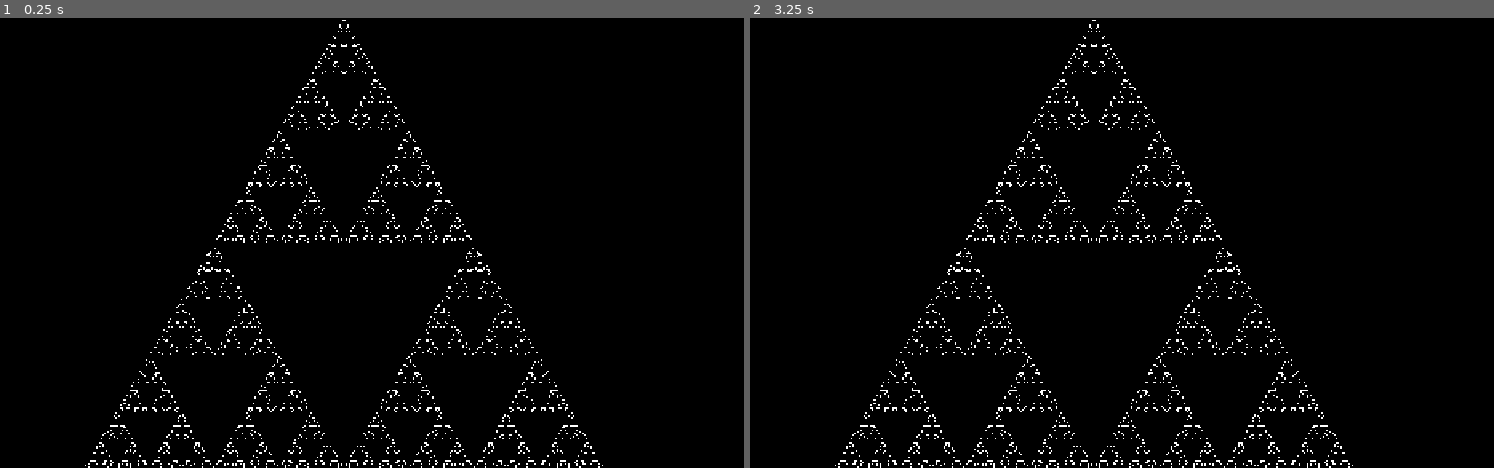
Above: before the commit, frames 1-2 (left to right).
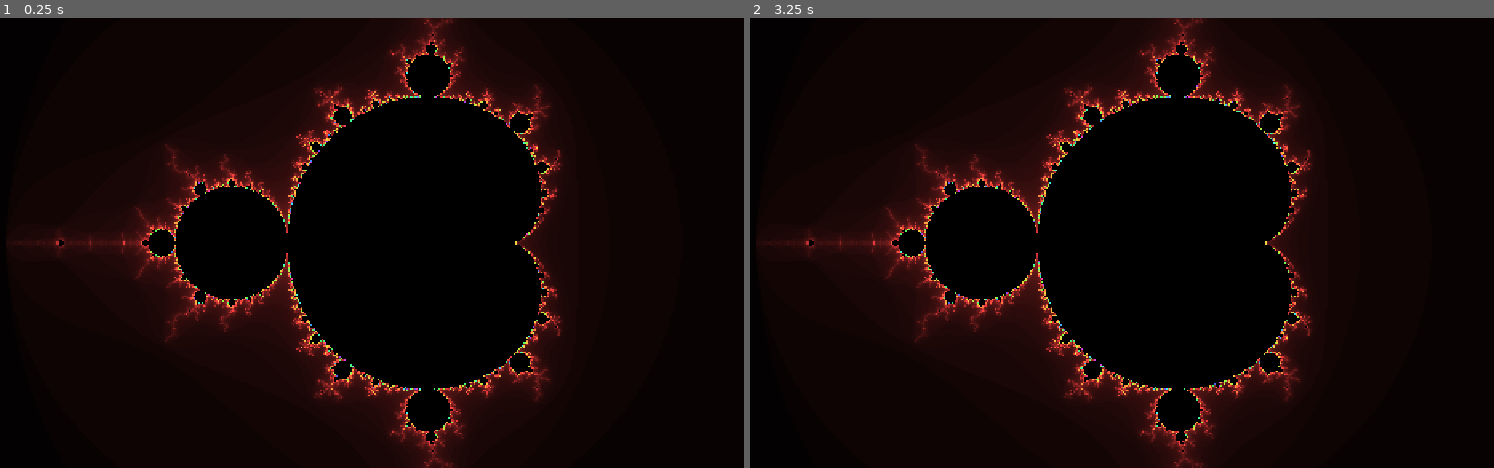
Above: after the commit, the same moments.

Repository: ADOGamedev/Fractals
Game: Godot game, scene res://scenes/main.tscn
Two runs of this game, one before a commit and one after it. Both use one fixed random seed, a clock stepped at 60 frames per second and the inputs below.
Inputs (mouse positions are in pixels of both pictures, inside the frame that each line leads up to):
- Up to frame 1 (0.25 s): no input
- Up to frame 2 (3.25 s): tap Enter at 0.5, 2 s; move the mouse to (1055, 333) at 0.52 s; click (1055, 333) at 0.67 s; tap Space at 1.25, 2.75 s; drag from (1330, 310) to (1055, 333) at 1.27 s; move the mouse to (854, 175) at 2.02 s; click (854, 175) at 2.17 s; drag from (1136, 243) to (854, 175) at 2.77 s

The runs differ from the first frame. In frame 1, 27% of the frame differs, in the area x 0-82%, y 0-100%; in frame 2, 27%.

Commit message:
Mandelbrot Fractal

Diff:
--- /dev/null
+++ b/assets/gradients/rainbow_gradient.tres
@@ -0,0 +1,8 @@
+[gd_resource type="GradientTexture1D" format=3 uid="uid://b4o8r3da4825s"]
+
+[sub_resource type="Gradient" id="Gradient_sbyhb"]
+offsets = PackedFloat32Array(0, 0.08783784, 0.16505791, 0.265444, 0.38513514, 0.51254827, 0.62644786, 0.746139, 0.86003864, 1)
+colors = PackedColorArray(0, 0, 0, 1, 1, 0.25, 0.25, 1, 1, 0.8125, 0.25, 1, 0.61875, 0.99, 0.2475, 1, 0.2475, 0.99, 0.43312502, 1, 0.2475, 0.99, 0.99, 1, 0.2475, 0.43312502, 0.99, 1, 0.61875, 0.2475, 0.99, 1, 0.99, 0.2475, 0.804375, 1, 0.99, 0.2475, 0.25987482, 1)
+
+[resource]
+gradient = SubResource("Gradient_sbyhb")
--- a/scenes/main.tscn
+++ b/scenes/main.tscn
@@ -2,6 +2,7 @@
 
 [ext_resource type="Script" uid="uid://c1xt5o30utjl7" path="res://src/camera/camera_2d.gd" id="1_o5qli"]
 [ext_resource type="PackedScene" uid="uid://c3tw8sb50jac" path="res://scenes/sierpinski_triangle.tscn" id="2_0wfyh"]
+[ext_resource type="PackedScene" uid="uid://ds5ev0pss41f3" path="res://scenes/mandelbrot_fractal.tscn" id="3_sugp2"]
 
 [node name="Main" type="Node2D" unique_id=461617946]
 
@@ -13,9 +14,18 @@
 script = ExtResource("1_o5qli")
 
 [node name="SierpinskiTriangle" parent="." unique_id=1081089723 instance=ExtResource("2_0wfyh")]
+visible = false
 custom_minimum_size = Vector2(1280, 720)
 anchors_preset = 0
 anchor_right = 0.0
 anchor_bottom = 0.0
 grow_horizontal = 1
 grow_vertical = 1
+
+[node name="MandelbrotFractal" parent="." unique_id=463574064 instance=ExtResource("3_sugp2")]
+custom_minimum_size = Vector2(1280, 720)
+anchors_preset = 0
+anchor_right = 0.0
+anchor_bottom = 0.0
+grow_horizontal = 1
+grow_vertical = 1
--- /dev/null
+++ b/scenes/mandelbrot_fractal.tscn
@@ -0,0 +1,23 @@
+[gd_scene format=3 uid="uid://ds5ev0pss41f3"]
+
+[ext_resource type="Shader" uid="uid://c80s5w5giyso1" path="res://src/madelbrot_fractal/mandelbrot.gdshader" id="1_sbyhb"]
+[ext_resource type="Texture2D" uid="uid://b4o8r3da4825s" path="res://assets/gradients/rainbow_gradient.tres" id="2_ddu1x"]
+
+[sub_resource type="ShaderMaterial" id="ShaderMaterial_ddu1x"]
+shader = ExtResource("1_sbyhb")
+shader_parameter/ratio = 1.7777778
+shader_parameter/iterations = 1500
+shader_parameter/scale = 2.0
+shader_parameter/gradient = ExtResource("2_ddu1x")
+shader_parameter/gradient_attenuation = 0.8
+shader_parameter/offset = Vector2(0.5, 0)
+shader_parameter/exponent = 2.0
+
+[node name="MandelbrotFractal" type="ColorRect" unique_id=463574064]
+material = SubResource("ShaderMaterial_ddu1x")
+anchors_preset = 15
+anchor_right = 1.0
+anchor_bottom = 1.0
+grow_horizontal = 2
+grow_vertical = 2
+mouse_filter = 2
--- /dev/null
+++ b/src/madelbrot_fractal/mandelbrot.gdshader
@@ -0,0 +1,51 @@
+shader_type canvas_item;
+
+uniform float ratio = 1.77777777777777777777777777777;
+uniform int iterations = 300;
+uniform float scale = 2.0;
+uniform sampler2D gradient;
+uniform float gradient_attenuation = 0.8;
+uniform vec2 offset = vec2(0.5, 0.0);
+uniform float exponent = 2.0;
+
+vec2 complex_sqr(in vec2 z) {
+	return vec2(z.x * z.x - z.y * z.y, 2.0 * z.x * z.y);
+}
+
+vec2 complex_pow(in vec2 z, in float x) {
+    float r = length(z);
+    float theta = atan(z.y, z.x);
+
+    float r_pow = pow(r, x);
+    float theta_mult = theta * x;
+
+    return vec2(
+        r_pow * cos(theta_mult),
+        r_pow * sin(theta_mult)
+    );
+}
+
+
+int get_point_scape_iterations(in vec2 p) {
+	vec2 current_number = vec2(0.0);
+
+	for (int i = 0; i < iterations; i++) {
+		if (length(current_number) > 2.0) {
+			return i;
+		}
+
+		current_number = (exponent == 2.0 ? complex_sqr(current_number) : complex_pow(current_number, exponent)) + p;
+	}
+
+	return -1;
+}
+
+
+void fragment() {
+	vec2 uv = (UV - vec2(0.5)) * vec2(ratio, 1.0) * scale - offset;
+
+	int scape_iterations = get_point_scape_iterations(uv);
+
+	float gradient_value = clamp(float(scape_iterations) / float(iterations), 0.0, 1.0);
+	COLOR = texture(gradient, vec2(pow(gradient_value, gradient_attenuation)));
+}
Not shown, added: src/madelbrot_fractal/mandelbrot.gdshader.uid
